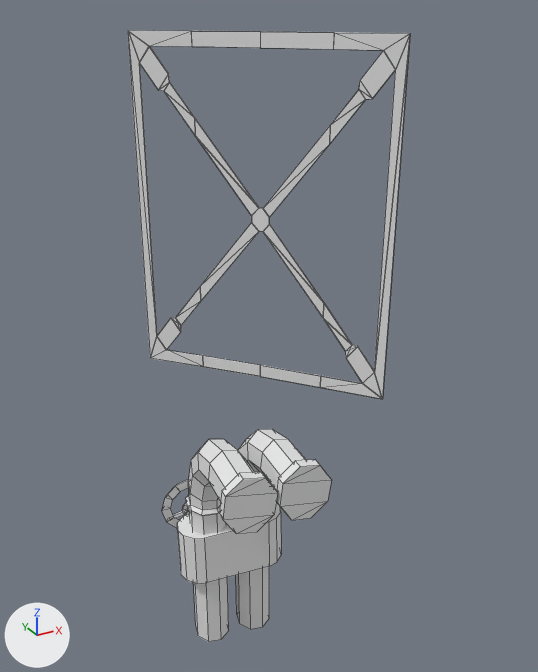
Two versions of the Blender file assets/Placeholders/models/Untitled.blend, one commit apart.
Both versions are drawn from a 50 mm lens placed at (-1.14, -2.42, 2.86), pointed at (0.4, 0.37, 1.47). The axes (+X, +Y, +Z) are drawn at lower left. The lights are the same throughout. Mesh edges are drawn as thin lines.

In view in the first picture: 'generator_v8.001', 'generator_v8.002'.
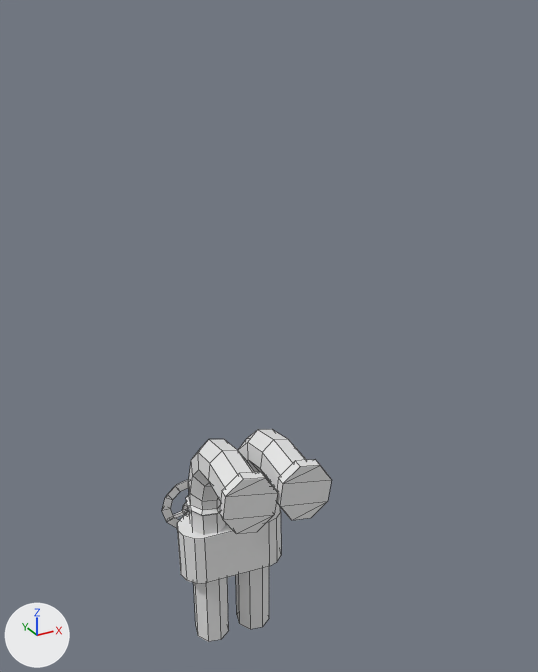
Location of each change, (x1, y1, x2, y2) in pixels of the pictures (538 x 672 px):
'generator_v8.001', no longer drawn
    before: (128, 30, 410, 399)

Patch to the scene script:
```diff
--- a/assets/Placeholders/models/Untitled.blend.py
+++ b/assets/Placeholders/models/Untitled.blend.py
@@ me_generator_v8_001 @@
 # used by ob_generator_v8_001; location = (0.581, 0.795, 1.894)
-me_generator_v8_001.from_pydata(...)  # 112 vertices, 150 faces; spans x -0.45..0.45, y -0.53..0.53, z -0.87..0.87
+me_generator_v8_001.from_pydata(...)  # 0 vertices, 0 faces; spans empty
+# me_generator_v8_001 part 1: the whole mesh is rebuilt
```
